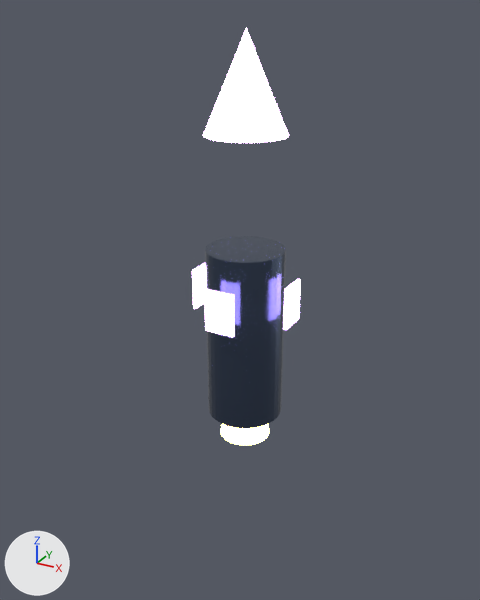
Renders of the glTF model public/assets/3d/rocket.glb from each side of a commit.
Both versions are drawn from a camera (50 mm lens) standing at (4.82, -8.95, 6.85) and looking at (-0.2, 0.18, 2.28). Arrows for +X, +Y and +Z are at lower left; the lights stay in place. The first picture is the older version. Where no turn or scale is listed for an object, it has been applied to the vertices. Vertices at exactly the same position are counted once.
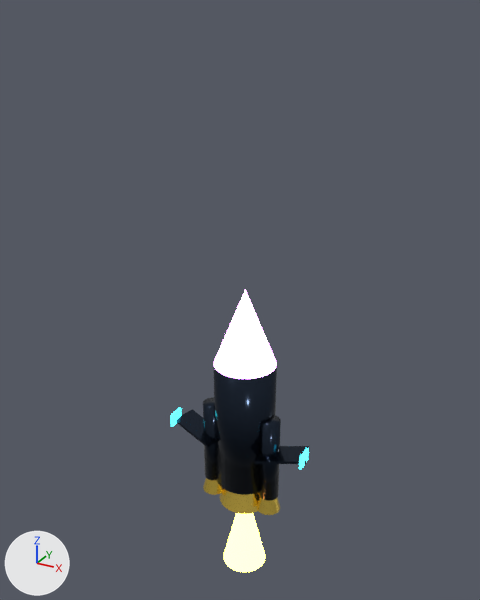
Pixel boxes (x1, y1, x2, y2) of what changed, in the pictures (480 x 600 px):
'CypherRocket_Master', recoloured, moved, rescaled: before (205, 236, 286, 428); after (213, 365, 277, 495)
'RocketCockpitNose', deleted: before (203, 28, 289, 143)
'Rocket_NoseCone', added: after (213, 289, 277, 379)
'Rocket_PlasmaFlame', added: after (224, 513, 265, 572)
'Booster_L', added: after (259, 415, 281, 501)
'Cube.003', recoloured, moved, rescaled, turned: before (204, 289, 234, 337); after (299, 448, 309, 470)
'Cube', recoloured, moved, turned, rescaled: before (283, 279, 301, 330); after (254, 446, 310, 464)
'Cube.002', recoloured, moved, turned, rescaled: before (192, 263, 206, 309); after (177, 409, 215, 447)
'Booster_R', added: after (203, 397, 216, 480)
'Cone.001', deleted: before (220, 424, 270, 445)
'Rocket_MainNozzle', added (yellow): after (220, 489, 260, 514)
'Booster_Nozzle_L', added: after (257, 497, 280, 515)
'Booster_Nozzle_R', added: after (203, 478, 223, 495)
'Cube.001', recoloured, moved, rescaled, turned (not visible before): after (170, 407, 181, 427)

The change, as a diff of the scene's bpy script:
```diff
--- a/public/assets/3d/rocket.glb.py
+++ b/public/assets/3d/rocket.glb.py
@@ mat_neonvioletaccent @@
 mat_neonvioletaccent.roughness = 0.15
-mat_neonvioletaccent.emission_color = (0.592, 0.367, 1.0)  # purple #caa3ff
+mat_neonvioletaccent.emission_color = (0.65, 0.25, 1.0)  # purple #d389ff
 mat_neonvioletaccent.emission_strength = 7.84
@@ me_cylinder @@
-me_cylinder.from_pydata(...)  # 64 vertices, 124 faces; spans x -0.65..0.65, y -0.65..0.65, z -1.5..1.5
-me_cylinder.materials.append(mat_rockettitanium)  # dark blue #505d76
+me_cylinder.from_pydata(...)  # 64 vertices, 124 faces; spans x -0.55..0.55, y -0.55..0.55, z -1.2..1.2
+# me_cylinder part 1: the whole mesh is scaled about its middle by (0.846, 0.846, 0.8)
+me_cylinder.materials.append(mat_obsidianhull)  # dark blue #27303f
@@ me_cube_001 @@
 me_cube_001.from_pydata(...)  # 8 vertices, 12 faces; spans x -0.5..0.5, y -0.5..0.5, z -0.5..0.5
-me_cube_001.materials.append(mat_neonvioletaccent)  # purple #c8a2fd, glowing purple #caa3ff
+me_cube_001.materials.append(mat_obsidianhull)  # dark blue #27303f
@@ me_cube_002 @@
 me_cube_002.from_pydata(...)  # 8 vertices, 12 faces; spans x -0.5..0.5, y -0.5..0.5, z -0.5..0.5
-me_cube_002.materials.append(mat_neonvioletaccent)  # purple #c8a2fd, glowing purple #caa3ff
+me_cube_002.materials.append(mat_cockpitcyanglass)  # cyan #3ff3ff, glowing cyan #3ff3ff
@@ me_cube_003 @@
 me_cube_003.from_pydata(...)  # 8 vertices, 12 faces; spans x -0.5..0.5, y -0.5..0.5, z -0.5..0.5
-me_cube_003.materials.append(mat_neonvioletaccent)  # purple #c8a2fd, glowing purple #caa3ff
+me_cube_003.materials.append(mat_obsidianhull)  # dark blue #27303f
@@ me_cube_004 @@
 me_cube_004.from_pydata(...)  # 8 vertices, 12 faces; spans x -0.5..0.5, y -0.5..0.5, z -0.5..0.5
-me_cube_004.materials.append(mat_neonvioletaccent)  # purple #c8a2fd, glowing purple #caa3ff
+me_cube_004.materials.append(mat_cockpitcyanglass)  # cyan #3ff3ff, glowing cyan #3ff3ff
@@ ob_cypherrocket_master @@
 ob_cypherrocket_master = bpy.data.objects.new('CypherRocket_Master', me_cylinder)
-ob_cypherrocket_master.location = (0.0, 0.0, 1.8)
+ob_cypherrocket_master.location = (0.0, 0.0, 0.0)
@@ ob_cone_001 @@
-ob_cone_001 = bpy.data.objects.new('Cone.001', me_cone_002)
@@ ob_cube @@
 ob_cube.parent = ob_cypherrocket_master
-ob_cube.location = (0.85, 0.0, 0.7)
-ob_cube.scale = (0.06, 0.5, 0.7)
+ob_cube.location = (0.85, -0.2, -0.3)
+ob_cube.rotation_euler = (0.0, -0.175, 0.262)  # degrees (0, -10, 15)
+ob_cube.scale = (0.9, 0.45, 0.05)
@@ ob_cube_001 @@
 ob_cube_001.parent = ob_cypherrocket_master
-ob_cube_001.location = (0.0, 0.85, 0.7)
-ob_cube_001.rotation_euler = (0.0, 0.0, 1.571)  # degrees (0, 0, 90)
-ob_cube_001.scale = (0.06, 0.5, 0.7)
+ob_cube_001.location = (-1.3, -0.3, -0.15)
+ob_cube_001.scale = (0.04, 0.3, 0.25)
@@ ob_cube_002 @@
 ob_cube_002.parent = ob_cypherrocket_master
-ob_cube_002.location = (-0.85, 0.0, 0.7)
-ob_cube_002.rotation_euler = (0.0, 0.0, -3.142)  # degrees (0, 0, -180)
-ob_cube_002.scale = (0.06, 0.5, 0.7)
+ob_cube_002.location = (-0.85, -0.2, -0.3)
+ob_cube_002.rotation_euler = (0.0, 0.175, -0.262)  # degrees (0, 10, -15)
+ob_cube_002.scale = (0.9, 0.45, 0.05)
@@ ob_cube_003 @@
 ob_cube_003.parent = ob_cypherrocket_master
-ob_cube_003.location = (0.0, -0.85, 0.7)
-ob_cube_003.rotation_euler = (0.0, 0.0, -1.571)  # degrees (0, 0, -90)
-ob_cube_003.scale = (0.06, 0.5, 0.7)
+ob_cube_003.location = (1.3, -0.3, -0.15)
+ob_cube_003.scale = (0.04, 0.3, 0.25)
@@ ob_rocketcockpitnose @@
-ob_rocketcockpitnose = bpy.data.objects.new('RocketCockpitNose', me_cone)
@@ ob_rocket_plasmaflame @@
+ob_rocket_plasmaflame = bpy.data.objects.new('Rocket_PlasmaFlame', me_cone_004)  # 64 vertices, 124 faces; spans x -0.42..0.42, y -0.42..0.42, z -0.8..0.8; in mat_thrusterplasma (orange #ffaa3f, glowing orange #ffaa3f)
+ob_rocket_plasmaflame.location = (0.0, 0.0, -2.4)
@@ ob_rocket_nosecone @@
+ob_rocket_nosecone = bpy.data.objects.new('Rocket_NoseCone', me_cone_1)  # a 32-sided cone pointing to +z spanning x -0.55..0.55, y -0.55..0.55, z -0.7..0.7; in mat_neonvioletaccent (purple #d389ff, glowing purple #d389ff)
+ob_rocket_nosecone.location = (0.0, 0.0, 1.9)
@@ ob_rocket_mainnozzle @@
+ob_rocket_mainnozzle = bpy.data.objects.new('Rocket_MainNozzle', me_cone_003)  # a 32-sided cut cone along z (radius 0.48 at the low end, 0.28 at the high end) spanning x -0.48..0.48, y -0.48..0.48, z -0.25..0.25; in mat_cybergold (yellow #ffdd61)
+ob_rocket_mainnozzle.location = (0.0, 0.0, -1.45)
@@ ob_booster_r @@
+ob_booster_r = bpy.data.objects.new('Booster_R', me_cylinder_006)  # 48 vertices, 92 faces; spans x -0.18..0.18, y -0.18..0.18, z -0.8..0.8; in mat_obsidianhull (dark blue #27303f)
+ob_booster_r.location = (-0.58, -0.15, -0.5)
@@ ob_booster_nozzle_r @@
+ob_booster_nozzle_r = bpy.data.objects.new('Booster_Nozzle_R', me_cone_001_1)  # a 24-sided cut cone along z (radius 0.22 at the low end, 0.14 at the high end) spanning x -0.22..0.22, y -0.22..0.22, z -0.15..0.15; in mat_cybergold (yellow #ffdd61)
+ob_booster_nozzle_r.location = (-0.58, -0.15, -1.45)
@@ ob_booster_nozzle_l @@
+ob_booster_nozzle_l = bpy.data.objects.new('Booster_Nozzle_L', me_cone_001_1.copy())
+ob_booster_nozzle_l.location = (0.58, -0.15, -1.45)
@@ ob_booster_l @@
+ob_booster_l = bpy.data.objects.new('Booster_L', me_cylinder_006.copy())
+ob_booster_l.location = (0.58, -0.15, -0.5)
```
